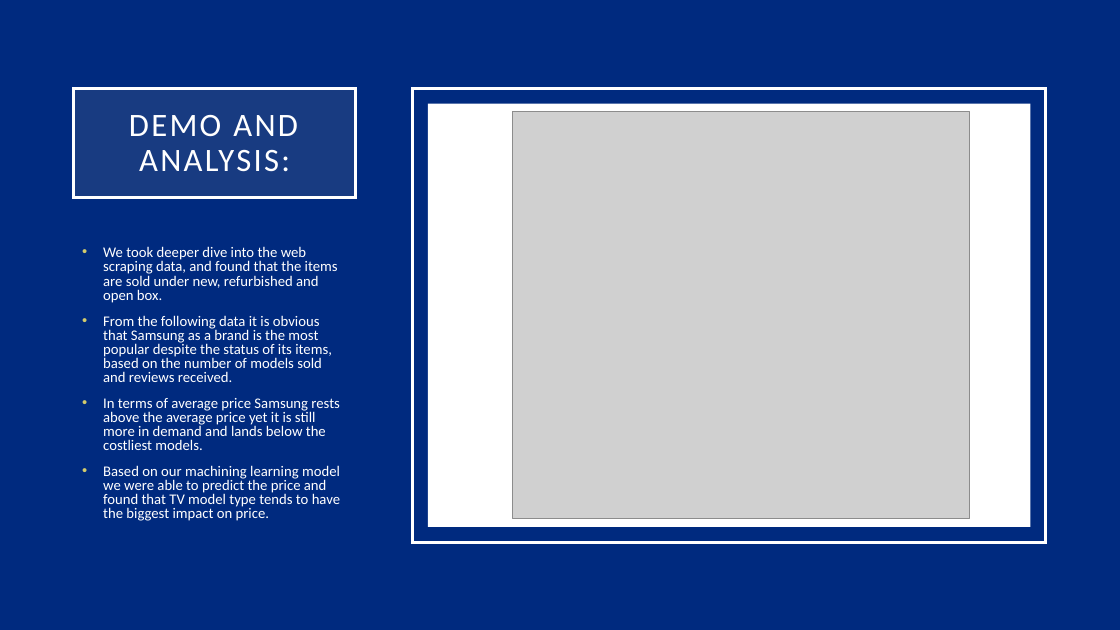
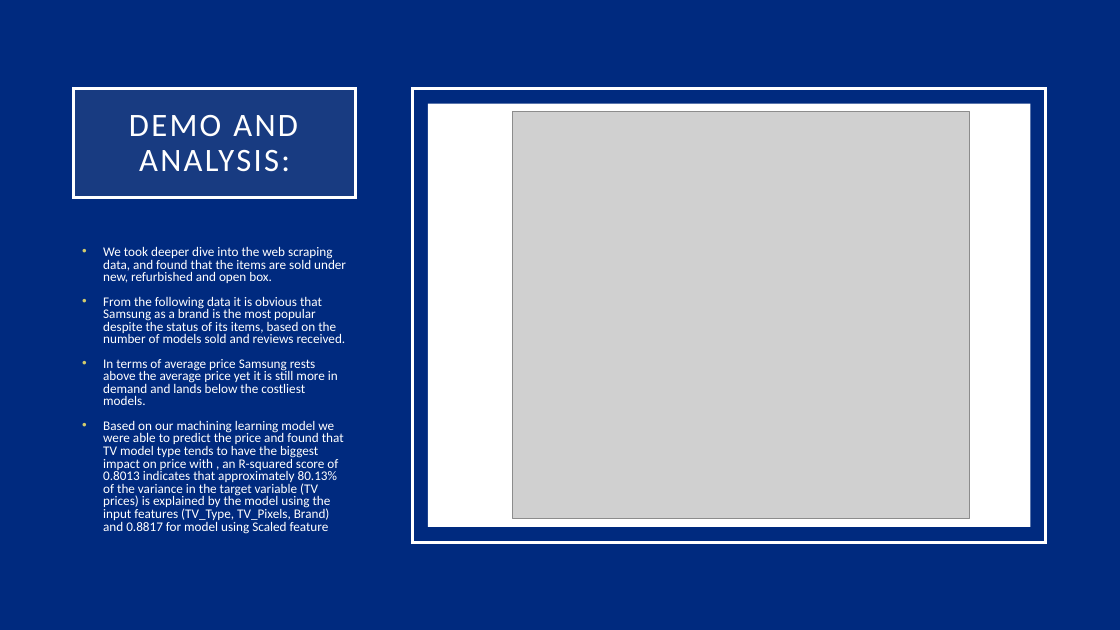
Before and after one commit to kdmorjam/Project_4_BestBuy, a slide deck: slide 7 of Ishita/BestBuy.pptx. Drawn at 1120x630 pixels with LibreOffice and Linux fonts; fonts in the diff are those of the drawing; grey boxes stand for pictures. Boxes give left, top, right and bottom in pixels: in the first picture for what was removed or moved away, otherwise in the second. Text is boxed around its words. In the diff, an @@ line names an element or a change of style, - is before the commit and + after.

```diff
--- a/Ishita/BestBuy.pptx
+++ b/Ishita/BestBuy.pptx
@@ text at (103, 246, 346, 405): size 12.6 to 11.2 pt in "We took deeper dive into the web ...", "From the following data it is obvious ...", "In terms of average price Samsung rests ..." @@
@@ text at (103, 421, 344, 534): text changed; size 12.6 to 11.2 pt @@
-• Based on our machining learning model we were able to predict the price and found that TV model type tends to have the biggest impact on price.
+• Based on our machining learning model we were able to predict the price and found that TV model type tends to have the biggest impact on price with , an R-squared score of 0.8013 indicates that approximately 80.13% of the variance in the target variable (TV prices) is explained by the model using the input features (TV_Type, TV_Pixels, Brand) and 0.8817 for model using Scaled feature
```
